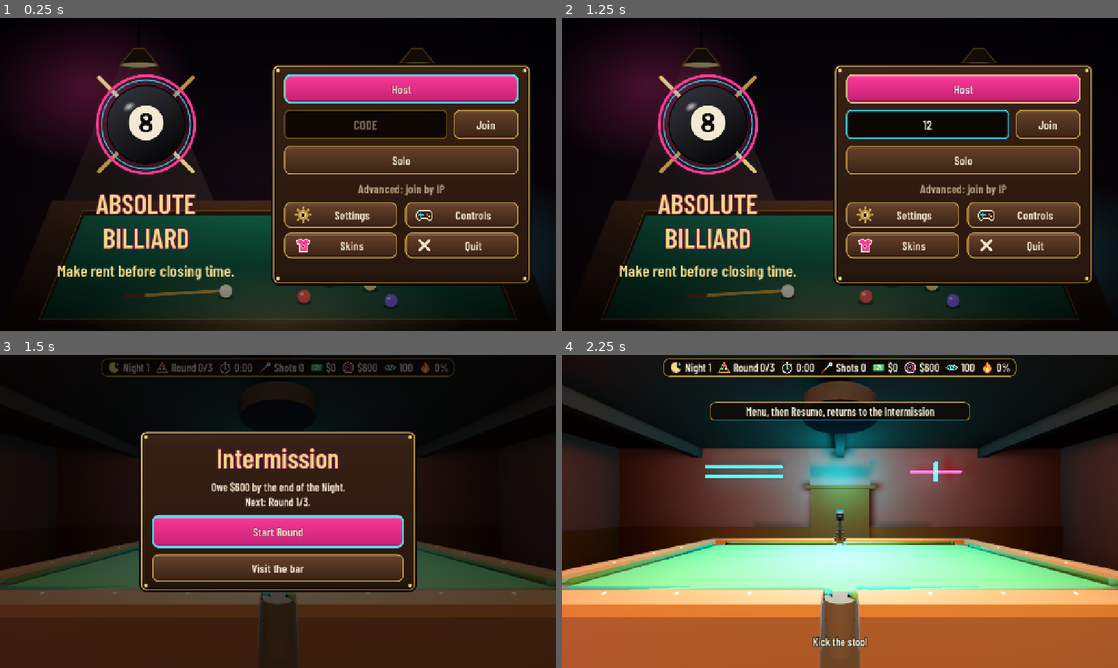
Above: before the commit, frames 1-4 (two rows, left to right).
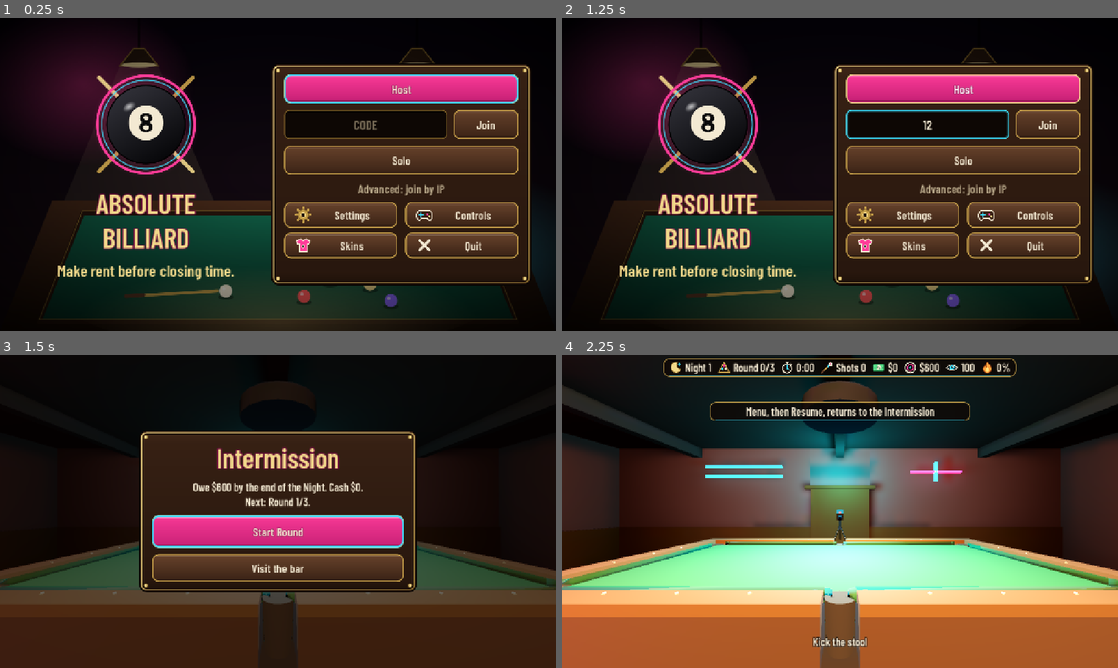
Above: after the commit, the same moments.

Repository: Cleans3/absolute-billiard
Game: Godot game, scene res://src/levels/Lobby.tscn
Two runs of this game, one before a commit and one after it. Both use one fixed random seed, a clock stepped at 60 frames per second and the inputs below.
Inputs (mouse positions are in pixels of both pictures, inside the frame that each line leads up to):
- Up to frame 1 (0.25 s): no input
- Up to frame 2 (1.25 s): click (928, 124) at 0.52 s; type "12" at 0.6 s
- Up to frame 3 (1.5 s): click "Solo" at 1.25 s
- Up to frame 4 (2.25 s): click "Visit the bar" at 2 s

Frames 1-2 are identical in both runs. In frame 3, 1.9% of the frame differs, in the area x 18-82%, y 1-45%; in frame 4, nothing differs.

Commit message:
ui: Bartender menu on the project theme (UIModal, no per-node sizes), HUD hides under modals, phase screen shows Cash
Co-Authored-By: Claude Sonnet 5.5 <noreply@anthropic.com>

Diff:
--- a/assets/ui/btn_pressed.svg
+++ b/assets/ui/btn_pressed.svg
@@ -1 +1 @@
-<svg xmlns="http://www.w3.org/2000/svg" width="64" height="6 …(249 unchanged characters)…  stroke="#86672A" stroke-width="2.5" /><path d="M9 6.5 H55" stroke="#000000" str …(65 unchanged characters)…
+<svg xmlns="http://www.w3.org/2000/svg" width="64" height="6 …(249 unchanged characters)…  stroke="#86672A" stroke-width="2.5" /><rect x="5" y="5" width="54" height="54" rx="11" fill="none" stroke="#3DE0FF" stroke-width="1.5" opacity="0.8"/><path d="M9 6.5 H55" stroke="#000000" str …(65 unchanged characters)…
--- a/src/tools/build_ui_theme.gd
+++ b/src/tools/build_ui_theme.gd
@@ -63,6 +63,7 @@
 	_variation(&"Title", &"Label", {font_size = 64, outline_size = 8, color = BRASS_L, outline = Color(0.45, 0.05, 0.25, 0.95)})
 	_variation(&"Heading", &"Label", {font_size = 38, outline_size = 0, color = BRASS_L})
 	_variation(&"Payout", &"Label", {font_size = 46, outline_size = 8, color = BRASS_L})
+	_variation(&"CardName", &"Label", {font_size = 30, outline_size = 0, color = CREAM})
 	_variation(&"Caption", &"Label", {font_size = 20, outline_size = 0, color = MUTED})
 	_variation(&"Danger", &"Label", {font_size = 26, outline_size = 0, color = RED})
 	_variation(&"Good", &"Label", {font_size = 26, outline_size = 0, color = GREEN})
@@ -73,6 +74,8 @@
 		theme.set_constant(&"separation", box, 14)
 	theme.set_type_variation(&"ChipBox", &"HBoxContainer")  # icon + value, tighter than a row
 	theme.set_constant(&"separation", &"ChipBox", 6)
+	theme.set_type_variation(&"TightBox", &"VBoxContainer")  # stacked card text
+	theme.set_constant(&"separation", &"TightBox", 4)
 	theme.set_constant(&"h_separation", &"GridContainer", 18)
 	theme.set_constant(&"v_separation", &"GridContainer", 10)
 	theme.set_constant(&"separation", &"HSeparator", 18)
@@ -197,7 +200,7 @@
 		theme.set_color(&"font_hovered_color", type, CREAM)
 		theme.set_font_size(&"font_size", type, 28)
 		theme.set_constant(&"h_separation", type, 8)
-	theme.set_stylebox(&"panel", &"TabContainer", _box("panel_inset", 18, [18, 14, 18, 14]))
+	theme.set_stylebox(&"panel", &"TabContainer", _box("panel_inset", 18, [14, 10, 14, 10]))
 	theme.set_stylebox(&"tabbar_background", &"TabContainer", empty)
 
 
--- a/src/ui/BartenderMenu.tscn
+++ b/src/ui/BartenderMenu.tscn
@@ -12,15 +12,6 @@
 grow_vertical = 2
 script = ExtResource("econ_script")
 
-[node name="Dim" type="ColorRect" parent="."]
-layout_mode = 1
-anchors_preset = 15
-anchor_right = 1.0
-anchor_bottom = 1.0
-grow_horizontal = 2
-grow_vertical = 2
-color = Color(0, 0, 0, 0.78)
-
 [node name="Panel" type="PanelContainer" parent="."]
 layout_mode = 1
 anchors_preset = 8
@@ -28,10 +19,10 @@
 anchor_top = 0.5
 anchor_right = 0.5
 anchor_bottom = 0.5
-offset_left = -620.0
-offset_top = -336.0
-offset_right = 620.0
-offset_bottom = 336.0
+offset_left = -616.0
+offset_top = -344.0
+offset_right = 616.0
+offset_bottom = 344.0
 grow_horizontal = 2
 grow_vertical = 2
 
@@ -44,20 +35,18 @@
 [node name="Title" type="Label" parent="Panel/Box/Head"]
 layout_mode = 2
 size_flags_horizontal = 3
-theme_override_font_sizes/font_size = 30
+theme_type_variation = &"Heading"
 text = "Bartender"
 
 [node name="Cash" type="Label" parent="Panel/Box/Head"]
 unique_name_in_owner = true
 layout_mode = 2
-theme_override_font_sizes/font_size = 26
 text = "Cash $0"
 
 [node name="Close" type="Button" parent="Panel/Box/Head"]
 unique_name_in_owner = true
-custom_minimum_size = Vector2(120, 52)
+custom_minimum_size = Vector2(120, 56)
 layout_mode = 2
-theme_override_font_sizes/font_size = 20
 text = "Close"
 
 [node name="Tabs" type="TabContainer" parent="Panel/Box"]
@@ -75,17 +64,15 @@
 
 [node name="Serve" type="Button" parent="Panel/Box/Tabs/Drinks/Modes"]
 unique_name_in_owner = true
-custom_minimum_size = Vector2(120, 52)
+custom_minimum_size = Vector2(120, 56)
 layout_mode = 2
-theme_override_font_sizes/font_size = 20
 toggle_mode = true
 text = "Serve"
 
 [node name="Throw" type="Button" parent="Panel/Box/Tabs/Drinks/Modes"]
 unique_name_in_owner = true
-custom_minimum_size = Vector2(120, 52)
+custom_minimum_size = Vector2(120, 56)
 layout_mode = 2
-theme_override_font_sizes/font_size = 20
 toggle_mode = true
 text = "Throw"
 
@@ -97,7 +84,6 @@
 unique_name_in_owner = true
 layout_mode = 2
 size_flags_vertical = 3
-theme_override_constants/separation = 12
 alignment = 1
 
 [node name="Note" type="Label" parent="Panel/Box/Tabs/Drinks"]
@@ -120,5 +106,5 @@
 unique_name_in_owner = true
 custom_minimum_size = Vector2(0, 28)
 layout_mode = 2
-theme_override_font_sizes/font_size = 18
+theme_type_variation = &"Caption"
 horizontal_alignment = 1
--- a/src/ui/bartender_menu.gd
+++ b/src/ui/bartender_menu.gd
@@ -1,5 +1,5 @@
 class_name BartenderMenu
-extends Control
+extends UIModal
 ## The Bartender's counter (docs/plan/02 §3.6, 06 P17, polish contract §1 and §9): a `ui_modal` with two tabs.
 ## Drinks = the host's random shelf as tier-framed cards (serve a crewmate, or throw one at the shooter);
 ## Upgrades = the fixed ball / cue / camera / table rows. A Drink tap is only reported (`picked`): the Player sends
@@ -23,7 +23,6 @@
 @export var economy: EconomyManager
 @export var game_loop: GameLoop
 
-var keep_on_phase := false  # the UIRouter closes modals on a phase change unless this is true
 var kind := &"bar_serve"  # bar_serve | throw_drink
 var target_peer := 0  ## 0 = me
 var _frames: Dictionary = {}  # DrinkTier.Tier -> StyleBox
@@ -44,7 +43,7 @@
 
 
 func _ready() -> void:
-	add_to_group(&"ui_modal")
+	super()  # UIModal: the dim backdrop and the visibility hook; priority 0, dismissable, closed by a phase change
 	%Close.pressed.connect(close)
 	_serve.pressed.connect(set_mode.bind(&"bar_serve"))
 	_throw.pressed.connect(set_mode.bind(&"throw_drink"))
@@ -59,10 +58,6 @@
 	hide()
 
 
-func is_open() -> bool:
-	return visible
-
-
 func open() -> void:
 	_status.text = ""
 	_tabs.current_tab = 0
@@ -72,7 +67,7 @@
 
 
 func close() -> void:
-	hide()
+	super()
 
 
 func set_mode(k: StringName) -> void:
@@ -127,10 +122,7 @@
 	if not visible or economy == null:
 		return
 	_cash.text = "Cash $%d" % economy.cash
-	if economy.cash < 0:
-		_cash.add_theme_color_override(&"font_color", StatText.DEBUFF_COLOUR)
-	else:
-		_cash.remove_theme_color_override(&"font_color")
+	_cash.theme_type_variation = &"Danger" if economy.cash < 0 else &""
 	_serve.button_pressed = kind == &"bar_serve"
 	_throw.button_pressed = kind == &"throw_drink"
 	for pid: int in _targets:
@@ -147,6 +139,7 @@
 		c.queue_free()
 	_drink_buttons.clear()
 	_note.text = "" if economy.stock_size() > 0 else "The shelf is empty. The Bartender restocks at the next Intermission."
+	_note.visible = _note.text != ""  # an empty line would still cost a row of height
 	for i in economy.stock_size():
 		_cards.add_child(_card(i))
 
@@ -176,13 +169,13 @@
 	if left <= 0:
 		card.modulate = Color(1.0, 1.0, 1.0, 0.45)  # sold out stays on the shelf, greyed
 	var box := VBoxContainer.new()
-	box.add_theme_constant_override(&"separation", 4)
+	box.theme_type_variation = &"TightBox"
 	card.add_child(box)
-	box.add_child(_text(DrinkTier.label(d.tier).to_upper(), 13, tint, glitch))
-	box.add_child(_text(d.display_name, 22, tint, glitch))
-	box.add_child(_text(d.description, 14, Color(0.82, 0.84, 0.88), glitch))
+	box.add_child(_text(DrinkTier.label(d.tier).to_upper(), &"Caption", tint, glitch))
+	box.add_child(_text(d.display_name, &"CardName", tint, glitch))
+	box.add_child(_text(d.description, &"Caption", Color(0.82, 0.84, 0.88), glitch))
 	for l in StatText.lines(d):
-		var line := _label("%s %s" % ["+" if l.kind == StatText.Kind.BUFF else ("-" if l.kind == StatText.Kind.DEBUFF else "*"), l.text], 15, HORIZONTAL_ALIGNMENT_LEFT, true)
+		var line := _label("%s %s" % ["+" if l.kind == StatText.Kind.BUFF else ("-" if l.kind == StatText.Kind.DEBUFF else "*"), l.text], &"Caption", HORIZONTAL_ALIGNMENT_LEFT, true)
 		if l.kind == StatText.Kind.BUFF:
 			line.add_theme_color_override(&"font_color", StatText.BUFF_COLOUR)
 		elif l.kind == StatText.Kind.DEBUFF:
@@ -192,12 +185,12 @@
 	fill.size_flags_vertical = Control.SIZE_EXPAND_FILL
 	box.add_child(fill)
 	if not d.mid_round:
-		box.add_child(_label("Between Rounds only", 12, HORIZONTAL_ALIGNMENT_CENTER))
+		box.add_child(_label("Between Rounds only", &"Caption", HORIZONTAL_ALIGNMENT_CENTER))
 	var foot := HBoxContainer.new()
-	var price := _label("$%d" % d.cost_cash, 22)
+	var price := _label("$%d" % d.cost_cash)
 	price.size_flags_horizontal = Control.SIZE_EXPAND_FILL
 	foot.add_child(price)
-	foot.add_child(_label("SOLD OUT" if left <= 0 else "%d left" % left, 15, HORIZONTAL_ALIGNMENT_RIGHT))
+	foot.add_child(_label("SOLD OUT" if left <= 0 else "%d left" % left, &"Caption", HORIZONTAL_ALIGNMENT_RIGHT))
 	box.add_child(foot)
 	var buy := _button(("Buy" if kind == &"bar_serve" else "Throw") if why == &"" else REASON_TEXT.get(why, String(why)))
 	buy.disabled = why != &""
@@ -234,9 +227,9 @@
 
 
 ## A centred line; Mystery text is a RichTextLabel with `[glitch]`, everything else a plain Label.
-func _text(text: String, size: int, colour: Color, glitch: bool) -> Control:
+func _text(text: String, variation: StringName, colour: Color, glitch: bool) -> Control:
 	if not glitch:
-		var l := _label(text, size, HORIZONTAL_ALIGNMENT_CENTER, true)
+		var l := _label(text, variation, HORIZONTAL_ALIGNMENT_CENTER, true)
 		l.add_theme_color_override(&"font_color", colour)
 		return l
 	var r := RichTextLabel.new()
@@ -244,7 +237,7 @@
 	r.fit_content = true
 	r.scroll_active = false
 	r.mouse_filter = Control.MOUSE_FILTER_IGNORE
-	r.add_theme_font_size_override(&"normal_font_size", size)
+	r.add_theme_font_size_override(&"normal_font_size", ThemeDB.get_project_theme().get_font_size(&"font_size", variation))  # RichTextLabel has no Label variation
 	r.add_theme_color_override(&"default_color", colour)
 	r.install_effect(_glitch)
 	r.text = "[center][glitch]%s[/glitch][/center]" % text
@@ -261,9 +254,7 @@
 	for category in ShopCatalog.CATEGORIES:
 		if category == &"drink":
 			continue
-		var head := _label(CATEGORY_TITLES[category], 22)
-		head.add_theme_color_override(&"font_color", DrinkTier.colour(DrinkTier.Tier.LEGENDARY))
-		_upgrades.add_child(head)
+		_upgrades.add_child(_label(CATEGORY_TITLES[category], &"Heading"))
 		for it in ShopCatalog.in_category(category):
 			_upgrades.add_child(_upgrade_row(it))
 
@@ -274,15 +265,14 @@
 	row.custom_minimum_size.y = ROW_HEIGHT
 	var text := VBoxContainer.new()
 	text.size_flags_horizontal = Control.SIZE_EXPAND_FILL
-	text.add_child(_label(it.display_name, 20))
-	var desc := _label(it.description, 14, HORIZONTAL_ALIGNMENT_LEFT, true)
-	desc.modulate = Color(1.0, 1.0, 1.0, 0.75)
-	text.add_child(desc)
+	text.add_child(_label(it.display_name))
+	text.add_child(_label(it.description, &"Caption", HORIZONTAL_ALIGNMENT_LEFT, true))
 	row.add_child(text)
-	var price := _label("$%d" % it.cost_cash, 20, HORIZONTAL_ALIGNMENT_RIGHT)
+	var price := _label("$%d" % it.cost_cash, &"", HORIZONTAL_ALIGNMENT_RIGHT)
 	price.custom_minimum_size.x = 84
 	row.add_child(price)
 	var buy := _button("Buy" if why == &"" else REASON_TEXT.get(why, String(why)))
+	buy.custom_minimum_size.x = 170  # one column whatever the refusal text says
 	buy.disabled = why != &""
 	buy.pressed.connect(_buy_upgrade.bind(it.id))
 	row.add_child(buy)
@@ -302,13 +292,13 @@
 
 
 ## `wrap` = flowing text (descriptions, effect lines); short single-line labels must not wrap or a narrow cell stacks them letter by letter.
-func _label(text: String, size: int, align := HORIZONTAL_ALIGNMENT_LEFT, wrap := false) -> Label:
+func _label(text: String, variation := &"", align := HORIZONTAL_ALIGNMENT_LEFT, wrap := false) -> Label:
 	var l := Label.new()
 	l.text = text
+	l.theme_type_variation = variation
 	l.horizontal_alignment = align
 	l.autowrap_mode = TextServer.AUTOWRAP_WORD_SMART if wrap else TextServer.AUTOWRAP_OFF
 	l.mouse_filter = Control.MOUSE_FILTER_IGNORE
-	l.add_theme_font_size_override(&"font_size", size)
 	return l
 
 
@@ -316,5 +306,4 @@
 	var b := Button.new()
 	b.text = text
 	b.custom_minimum_size = Vector2(120, BUTTON_HEIGHT)
-	b.add_theme_font_size_override(&"font_size", 20)
 	return b
--- a/src/ui/hud.gd
+++ b/src/ui/hud.gd
@@ -2,6 +2,7 @@
 ## HUD (docs/plan/02 §3.1): one stat bar at the top, one payout line at the bottom. Signals only (07 §5): the clock
 ## label is rewritten once a second, everything else when its own signal fires. Reads the same mirrored state on every
 ## peer. The phase screens live in PhaseScreen, notices in UIRouter's single toast line; the seed is on the F1 debug panel.
+## The whole HUD hides while a modal is open.
 ## Fixed regions (docs 08 §2.7): stat bar x[140, W-140] y[8, 64]; payout x[240, W-240] y[576, 636].
 
 const FEED_SECS := 4.0
@@ -58,9 +59,17 @@
 	if stream != null:
 		stream.viewers_changed.connect(_on_viewers_changed)
 	_on_settings_changed()
+	_bind_router.call_deferred()
 	_refresh_round()
 	_refresh_cash()
 	_refresh_time()
+
+
+## Hidden under a modal: a screen shows only itself, nothing of the HUD peeks out round its edges.
+func _bind_router() -> void:
+	if UIRouter.instance != null:
+		UIRouter.instance.modal_changed.connect(func(open: bool) -> void: visible = not open)
+		visible = not UIRouter.instance.is_modal_open()
 
 
 func _process(_delta: float) -> void:
--- a/src/ui/phase_screen.gd
+++ b/src/ui/phase_screen.gd
@@ -86,7 +86,8 @@
 	match phase:
 		GameLoop.Phase.INTERMISSION:
 			var next_round := game_loop.round_index + 1
-			_present("Intermission", "%s\nNext: Round %d/%d." % [_body, next_round, game_loop.current_night().rounds_count], "Start Round", host, true, false)
+			var cash := "" if economy == null else " Cash $%d." % economy.cash  # the HUD hides behind this screen
+			_present("Intermission", "%s%s\nNext: Round %d/%d." % [_body, cash, next_round, game_loop.current_night().rounds_count], "Start Round", host, true, false)
 		GameLoop.Phase.RECKONING:
 			_present("Night %d reckoning" % _night_number, _reckoning, "Next Night", host, false, false)
 		GameLoop.Phase.GAME_OVER:
--- a/src/ui/theme/game_theme.tres
+++ b/src/ui/theme/game_theme.tres
@@ -396,10 +396,10 @@
 texture_margin_bottom = 4.0
 
 [sub_resource type="StyleBoxTexture" id="StyleBoxTexture_mio6a"]
-content_margin_left = 18.0
-content_margin_top = 14.0
-content_margin_right = 18.0
-content_margin_bottom = 14.0
+content_margin_left = 14.0
+content_margin_top = 10.0
+content_margin_right = 14.0
+content_margin_bottom = 10.0
 texture = ExtResource("18_rbqry")
 texture_margin_left = 18.0
 texture_margin_top = 18.0
@@ -563,6 +563,10 @@
 Caption/colors/font_color = Color(0.7254902, 0.6627451, 0.5411765, 1)
 Caption/constants/outline_size = 0
 Caption/font_sizes/font_size = 20
+CardName/base_type = &"Label"
+CardName/colors/font_color = Color(0.95686275, 0.91764706, 0.827451, 1)
+CardName/constants/outline_size = 0
+CardName/font_sizes/font_size = 30
 CheckBox/colors/font_color = Color(0.95686275, 0.91764706, 0.827451, 1)
 CheckBox/colors/font_disabled_color = Color(0.7254902, 0.6627451, 0.5411765, 0.6)
 CheckBox/colors/font_focus_color = Color(0.95686275, 0.91764706, 0.827451, 1)
@@ -704,6 +708,8 @@
 TabContainer/styles/tab_selected = SubResource("StyleBoxTexture_wbohq")
 TabContainer/styles/tab_unselected = SubResource("StyleBoxTexture_qme7t")
 TabContainer/styles/tabbar_background = SubResource("StyleBoxEmpty_14sbw")
+TightBox/base_type = &"VBoxContainer"
+TightBox/constants/separation = 4
 Title/base_type = &"Label"
 Title/colors/font_color = Color(0.9490196, 0.8509804, 0.54509807, 1)
 Title/colors/font_outline_color = Color(0.45, 0.05, 0.25, 0.95)
Not shown, changed: src/tools/ui_art.py
